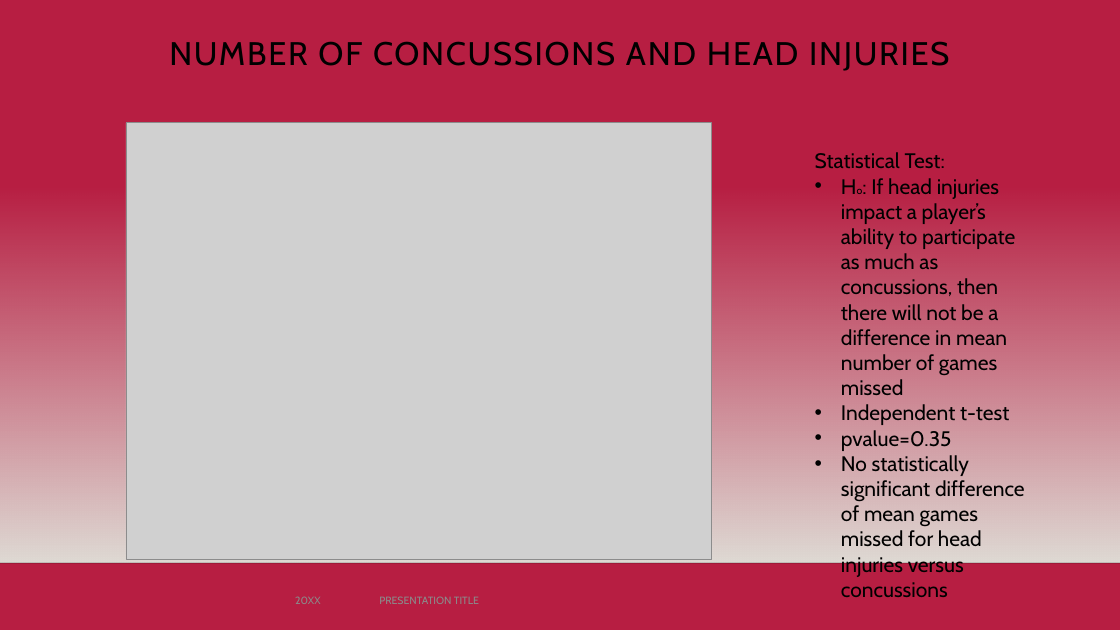
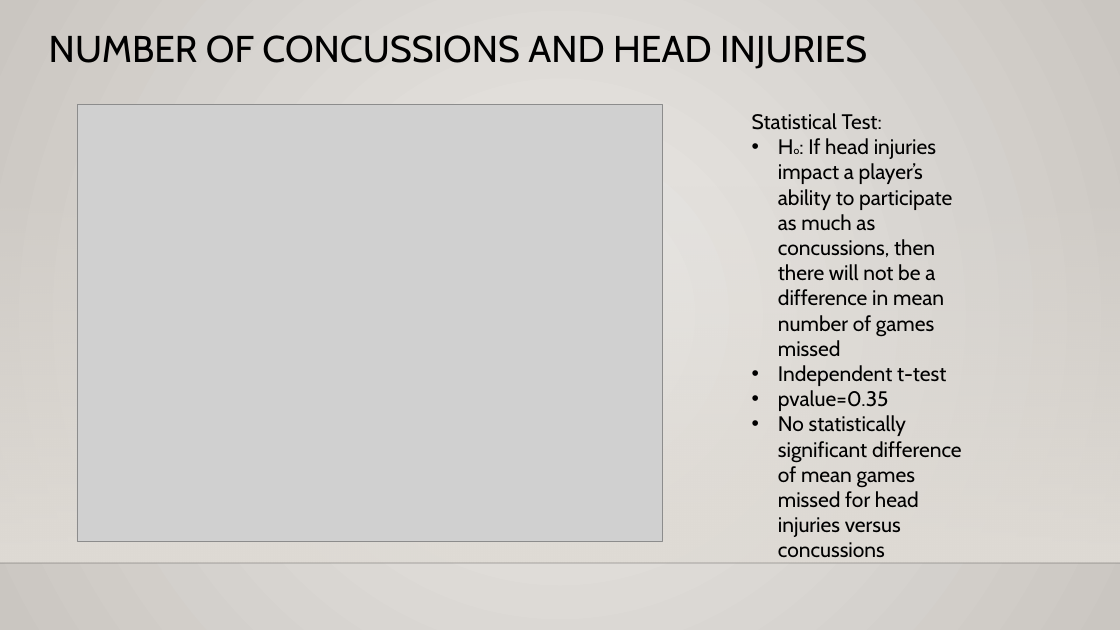
Before and after one commit to DunieCarrasco/nfl_concussion_analysis, a slide deck: slide 7 of NFL_concussion_study.pptx (slide 6 before the commit). Drawn at 1120x630 pixels with LibreOffice and Linux fonts; fonts in the diff are those of the drawing; grey boxes stand for pictures; background and template pictures are left out. Boxes give left, top, right and bottom in pixels: in the first picture for what was removed or moved away, otherwise in the second. Text is boxed around its words. In the diff, an @@ line names an element or a change of style, - is before the commit and + after.

```diff
--- a/NFL_concussion_study.pptx
+++ b/NFL_concussion_study.pptx
@@ background #B71E42 to gradient #ECEAE7 to #CAC7C1 @@
@@ title "NUMBER OF CONCUSSIONS AND HEAD ...": place and size @@
-title "NUMBER OF CONCUSSIONS AND HEAD ..." at [169, 41, 949, 71]
+title "NUMBER OF CONCUSSIONS AND HEAD ..." at [49, 35, 867, 69]
@@ title "NUMBER OF CONCUSSIONS AND HEAD ..." at [49, 35, 867, 69]: size 28 to 32 pt, letter spacing 1.5 to 0 pt; alignment centre to left @@
@@ picture: place and size @@
-picture at [126, 123, 712, 560]
+picture at [77, 104, 663, 541]
@@ text "Statistical Test:": place and size @@
-text "Statistical Test:" at [815, 152, 1025, 597]
+text "Statistical Test:" at [752, 113, 962, 557]
@@ text removed at [295, 596, 321, 604] @@
-20XX
@@ text removed at [379, 596, 479, 604] @@
-PRESENTATION TITLE
@@ page number removed at [791, 584, 1044, 618] @@
-6
```
Also in this commit, not shown: 6 other slides changed, 3 slides added, 1 slide removed, 2 other files.
